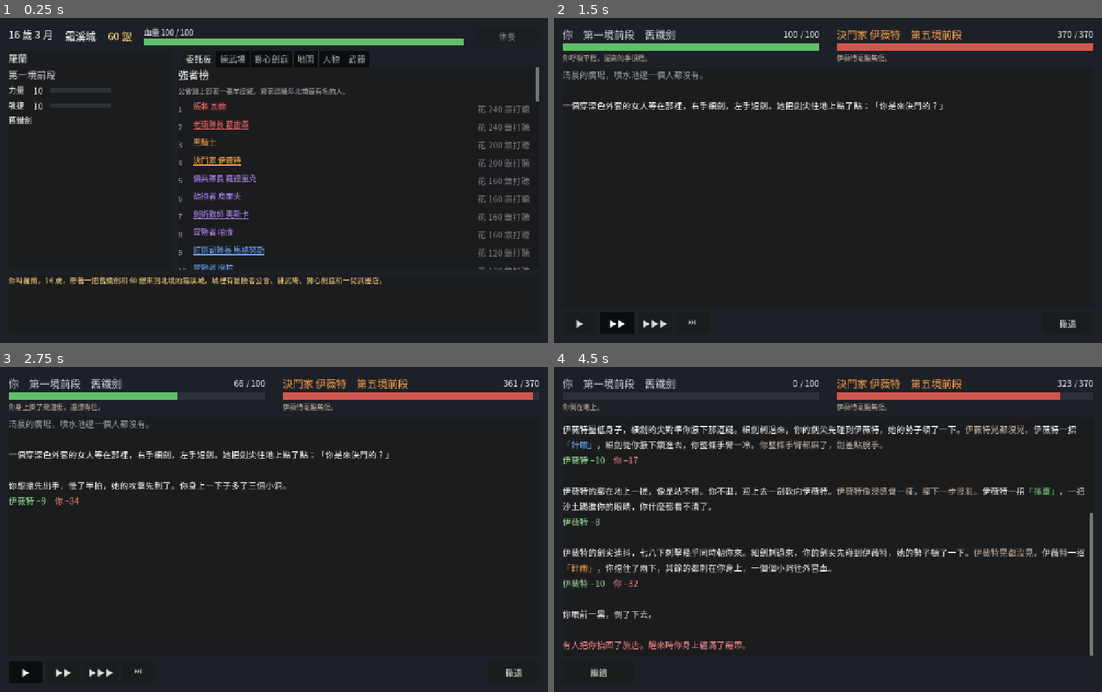
Above: before the commit, frames 1-4 (two rows, left to right).
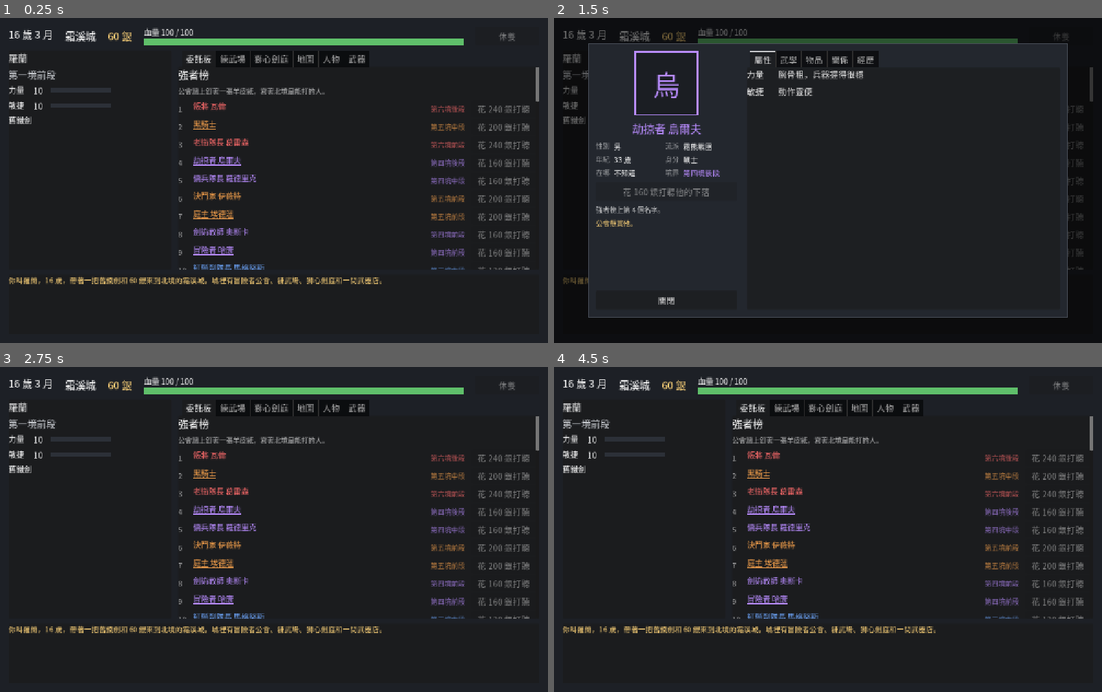
Above: after the commit, the same moments.

Repository: YPY1019/-
Game: Godot game, scene res://main.tscn
Two runs of this game, one before a commit and one after it. Both use one fixed random seed, a clock stepped at 60 frames per second and the inputs below.
Inputs (mouse positions are in pixels of both pictures, inside the frame that each line leads up to):
- Up to frame 1 (0.25 s): no input
- Up to frame 2 (1.5 s): tap Enter at 0.5 s; move the mouse to (948, 164) at 0.52 s; click (948, 164) at 0.67 s; click "動手" (after the commit: "羅蘭") at 1.25 s
- Up to frame 3 (2.75 s): click (27, 672) at 2 s, where only the run before the commit has a clickable "▶"
- Up to frame 4 (4.5 s): click (619, 672) at 2.75 s, where only the run before the commit has a clickable "▶▶"; click (652, 672) at 3.5 s, where only the run before the commit has a clickable "▶▶▶"; click (691, 672) at 4.25 s, where only the run before the commit has a clickable "⏭"

The runs differ from the first frame. In frame 1, 2.7% of the frame differs, in the area x 35-91%, y 21-78%; in frame 2, 13%; in frame 3, 12%; in frame 4, 16%, in the area x 1-99%, y 2-96%.

Commit message:
強者榜改照實力排，旁邊寫境界；實力估計加上血量（對過實際勝率）
Co-Authored-By: Claude Opus 5.5 <noreply@anthropic.com>
Claude-Session: https://claude.ai/code/session_019NQmrqKyVF75uYCPY8opxr

Diff:
--- a/冒險者模擬/scripts/data/growth_data.gd
+++ b/冒險者模擬/scripts/data/growth_data.gd
@@ -45,6 +45,9 @@
 ## 粗略的強弱：0.6 × 比較高的那項 ＋ 0.4 × 比較低的那項 ＋ 武器 ＋ 絕學
 const POWER_PER_WEAPON := 3.0
 const POWER_PER_ULT := 1.0
+## 血越厚越難打倒：每多 e 倍的血（以 HP_BASE 為準）多算這麼多
+const POWER_PER_HP := 4.0
+const HP_BASE := 150.0
 ## 強弱差這麼多，勝率大約 73%（差兩倍約 88%）
 const POWER_SPREAD := 1.0
 
--- a/冒險者模擬/scripts/game/world.gd
+++ b/冒險者模擬/scripts/game/world.gd
@@ -723,8 +723,8 @@
 
 ## 強者榜：最有名的幾個人（活著的，含你）
 func ranking() -> Array:
-	var list: Array = people.values().filter(func(p): return not p.dead and p.fame > 0.0)
-	list.sort_custom(func(a, b): return a.fame > b.fame)
+	var list: Array = people.values().filter(func(p): return not p.dead)
+	list.sort_custom(func(a, b): return a.power() > b.power())
 	return list.slice(0, RANKING_SIZE)
 
 
--- a/冒險者模擬/scripts/person.gd
+++ b/冒險者模擬/scripts/person.gd
@@ -327,12 +327,12 @@
 	return best if best != "" else (owned_weapons[0] if not owned_weapons.is_empty() else WeaponData.FIST)
 
 
-## 有多強（世界上的人互相打、決定要不要去找誰時用的粗略估計）：身體、武器、會的絕學
+## 有多強（世界上的人互相打、強者榜用的估計）：身體、血、武器、會的絕學。tests/rank_check.gd 對過實際勝率
 func power() -> float:
 	var hi := maxi(body("str"), body("agi"))
 	var lo := mini(body("str"), body("agi"))
 	var w_power: float = WeaponData.get_def(weapon)["power"]
-	var p := 0.6 * hi + 0.4 * lo + (w_power - 1.0) * GrowthData.POWER_PER_WEAPON
+	var p := 0.6 * hi + 0.4 * lo + (w_power - 1.0) * GrowthData.POWER_PER_WEAPON + GrowthData.POWER_PER_HP * log(max_hp() / GrowthData.HP_BASE)
 	for b in BookData.BOOKS:
 		if not BookData.BOOKS[b].has("page_of") and knows(BookData.BOOKS[b]["move"]):
 			p += GrowthData.POWER_PER_ULT
--- a/冒險者模擬/scripts/ui/town_view.gd
+++ b/冒險者模擬/scripts/ui/town_view.gd
@@ -462,13 +462,13 @@
 		board_box.add_child(HSeparator.new())
 
 
-## 強者榜：公會牆上的名單，照名聲排（不寫數字）。點名字看人物面板，旁邊可以直接打聽
+## 強者榜：公會牆上的名單，照實力排，旁邊寫境界（不寫數字）。點名字看人物面板，旁邊可以直接打聽
 func _build_ranking() -> void:
 	var head := UiKit.heading("強者榜")
 	board_box.add_child(head)
-	board_box.add_child(UiKit.label("公會牆上釘著一張羊皮紙，寫著這幾年北境最有名的人。", 16, 0.7, true))
+	board_box.add_child(UiKit.label("公會牆上釘著一張羊皮紙，寫著北境最能打的人。", 16, 0.7, true))
 	var grid := GridContainer.new()
-	grid.columns = 3
+	grid.columns = 4
 	grid.add_theme_constant_override("h_separation", 16)
 	grid.add_theme_constant_override("v_separation", 4)
 	board_box.add_child(grid)
@@ -484,6 +484,10 @@
 		name_button.size_flags_horizontal = Control.SIZE_EXPAND_FILL
 		name_button.pressed.connect(show_person.bind(p.id))
 		grid.add_child(name_button)
+		var realm := UiKit.label(p.realm_text(), 16, 0.7)
+		realm.add_theme_color_override("font_color", Color(p.realm_color()))
+		realm.size_flags_vertical = Control.SIZE_SHRINK_CENTER
+		grid.add_child(realm)
 		grid.add_child(_inquire_button(p.id) if not me else Control.new())
 	board_box.add_child(HSeparator.new())
 
--- /dev/null
+++ b/冒險者模擬/tests/rank_check.gd
@@ -0,0 +1,43 @@
+extends SceneTree
+
+## 強者榜準不準（開發用）：世界過幾年後，每個人跟幾個標準對手打，看實際勝率跟 power() 排的順序合不合。
+## 執行：Godot --headless --path . --script res://tests/rank_check.gd -- [亂數種子] [幾年]
+
+func _init() -> void:
+	var args := OS.get_cmdline_user_args()
+	var seed := int(args[0]) if args.size() > 0 else 1
+	var years := int(args[1]) if args.size() > 1 else 6
+	var w := World.new(seed)
+	var h := w.make_hero("你", "他")
+	h.dies_at = 99999
+	for m in years * 12:
+		w.tick()
+	w.news.clear()
+	# 標準對手：幾個不同強度的冒險者（全學招）
+	var refs := []
+	for s in [[13, 12, 1, "steel_sword"], [16, 14, 2, "steel_sword"], [19, 17, 3, "steel_sword"], [22, 20, 4, "steel_sword"]]:
+		var r := Person.new()
+		r.stats = {"str": s[0], "agi": s[1]}
+		r.realm = s[2]
+		r.weapon = s[3]
+		for mv in ["knee", "fallstone", "shed", "dust", "deflect", "lh_cross", "lh_half"]:
+			if MoveData.usable(mv, r.weapon):
+				r.learn(mv)
+		refs.append(r)
+	var rows := []
+	for p in w.others():
+		var wins := 0
+		var n := 0
+		for r in refs:
+			for i in 6:
+				var b := Battle.new([r.to_combatant(true)], [Combatant.from_person(p, MapData.HOME, true)], seed * 1000 + n)
+				var res := AutoPilot.new().play(b)
+				n += 1
+				if b.outcome != "win":
+					wins += 1
+		rows.append([p, float(wins) / n])
+	rows.sort_custom(func(a, b): return a[1] > b[1])
+	for r in rows:
+		var p: Person = r[0]
+		print("%-6s %s 力%d 敏%d 血%d 強%.1f 勝率%.2f %s" % [p.display_name, p.realm_text(), p.body("str"), p.body("agi"), p.max_hp(), p.power(), r[1], WeaponData.get_def(p.weapon)["name"]])
+	quit()
Not shown, added: 冒險者模擬/tests/rank_check.gd.uid
Not shown, changed: GAME_DESIGN.md
